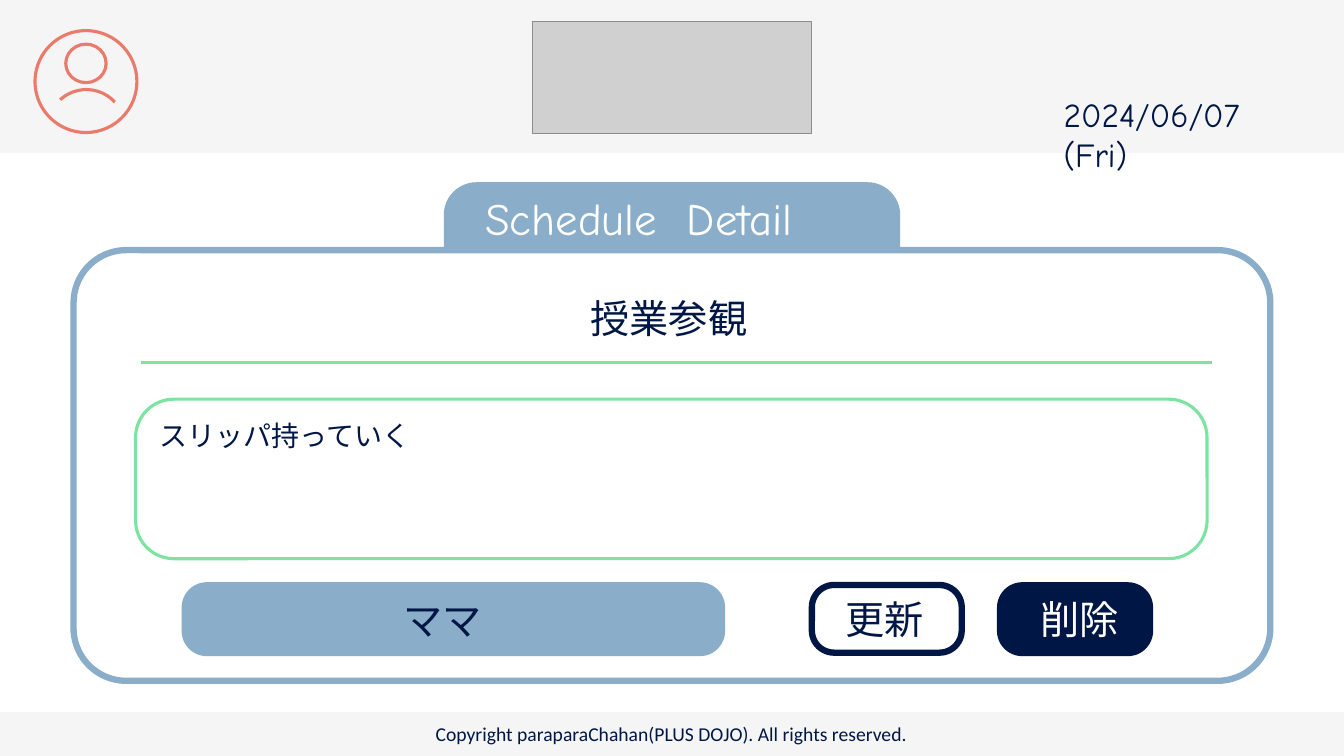
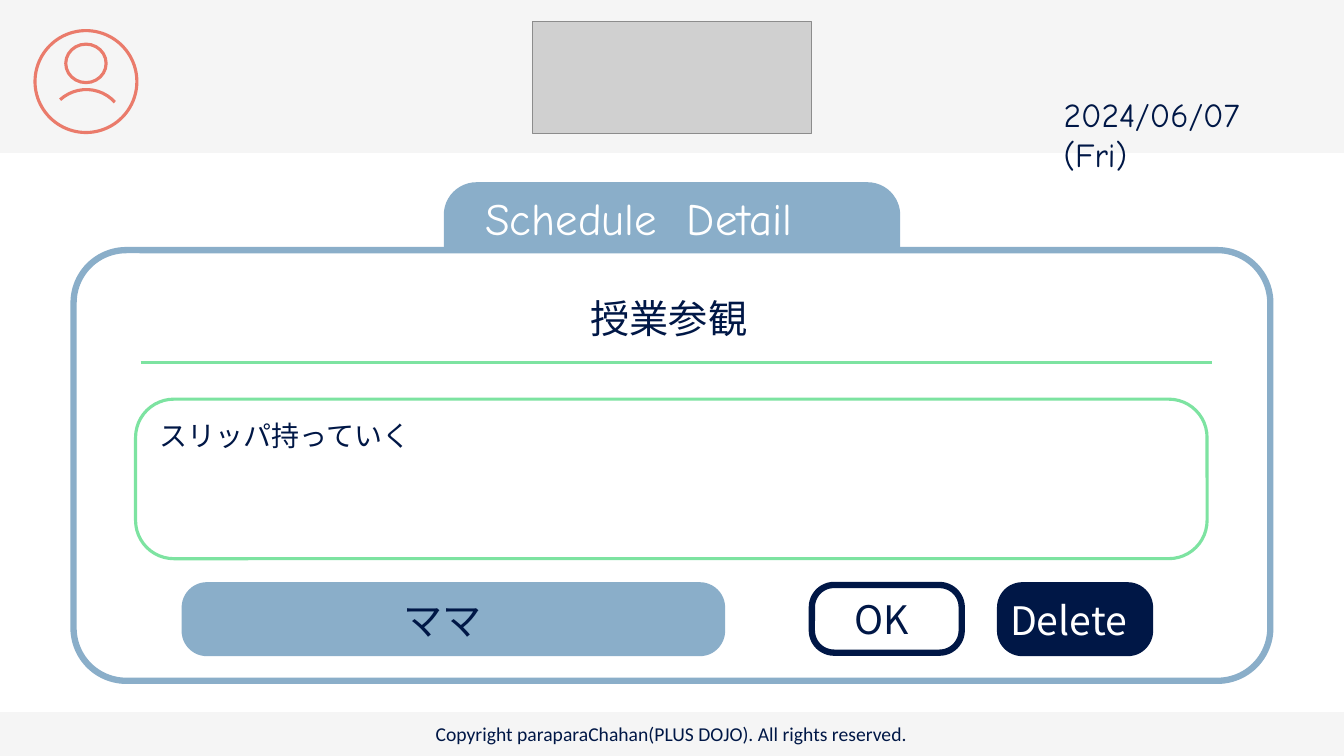
Before and after one commit to plusdojo2024/C2, a slide deck: slide 36 of doc/13_外部設計/famiLink 画面デザイン.pptx (slide 32 before the commit). Drawn at 1344x756 pixels with LibreOffice and Linux fonts; fonts in the diff are those of the drawing; grey boxes stand for pictures. Boxes give left, top, right and bottom in pixels: in the first picture for what was removed or moved away, otherwise in the second. Text is boxed around its words. In the diff, an @@ line names an element or a change of style, - is before the commit and + after.

```diff
--- a/doc/13_外部設計/famiLink 画面デザイン.pptx
+++ b/doc/13_外部設計/famiLink 画面デザイン.pptx
@@ text removed at [845, 601, 923, 637] @@
-更新
@@ text added at [854, 604, 908, 635], 28 pt, text #001746 @@
+OK
@@ text added at [1010, 603, 1127, 636], 28 pt, text #FFFFFF @@
+Delete
@@ text removed at [1041, 601, 1119, 638] @@
-削除
```
Also in this commit, not shown: 17 other slides changed, 5 slides added, 1 slide removed.
